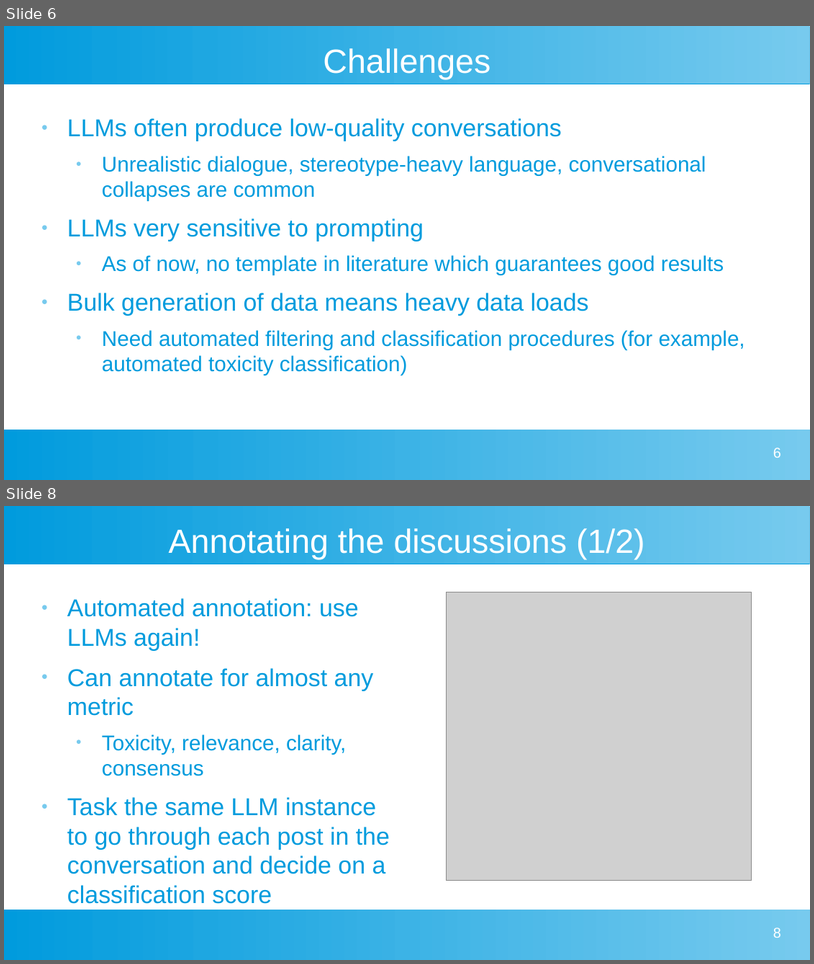
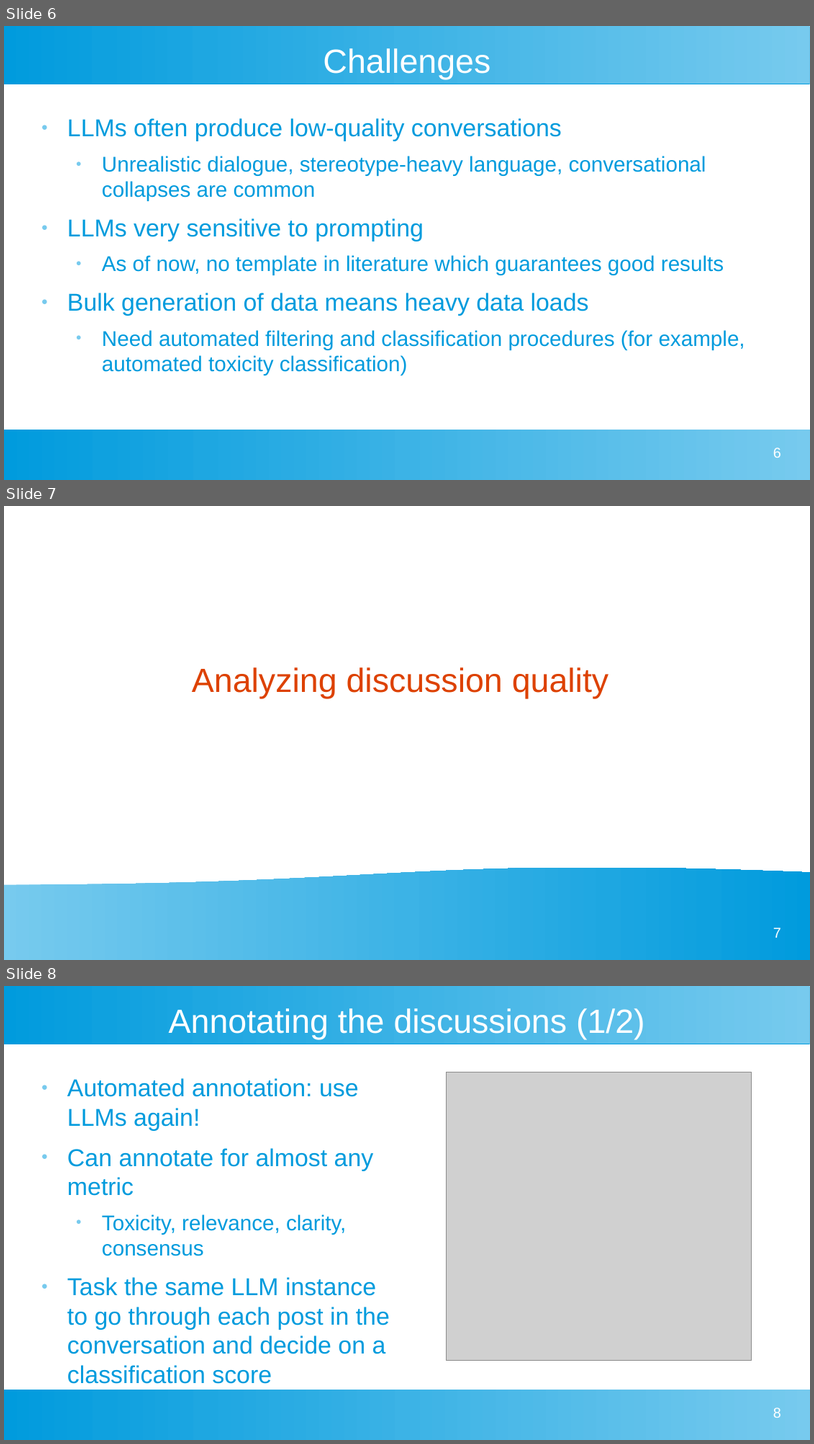
Before and after one commit to dimits-ts/llm_moderation_research, a slide deck: presentations/project_goals.odp. Shown one above the other, each under a label of ours: slides 6 and 8 before the commit, slides 6, 7 and 8 after it; the slides between them are not shown. The pictures are 814x964 and 814x1444 pixels, drawn with LibreOffice and Linux fonts; fonts in the diff are those of the drawing; grey boxes stand for pictures. Boxes give left, top, right and bottom in pixels: in the first picture for what was removed or moved away, otherwise in the second. Text is boxed around its words. In the diff, an @@ line names an element or a change of style, - is before the commit and + after.

```diff
--- a/presentations/project_goals.odp
+++ b/presentations/project_goals.odp
@@ slide 7 added at (x1=4, y1=506, x2=810, y2=960), background #FFFFFF @@
@@ title added at (x1=192, y1=667, x2=610, y2=698), 33 pt, text #DD4100 @@
+Analyzing discussion quality
@@ flow chart document added at (x1=4, y1=866, x2=810, y2=960), fill gradient #77CAEE to #75C9EE to #73C9ED to #71C8ED to #6FC7ED to #6EC6ED @@
@@ page number added at (x1=774, y1=927, x2=782, y2=937), 14 pt, text #FFFFFF @@
+7
```
Also in this commit, not shown: 2 slides changed, 7 other slides added, 3 slides removed, 2 other files.
